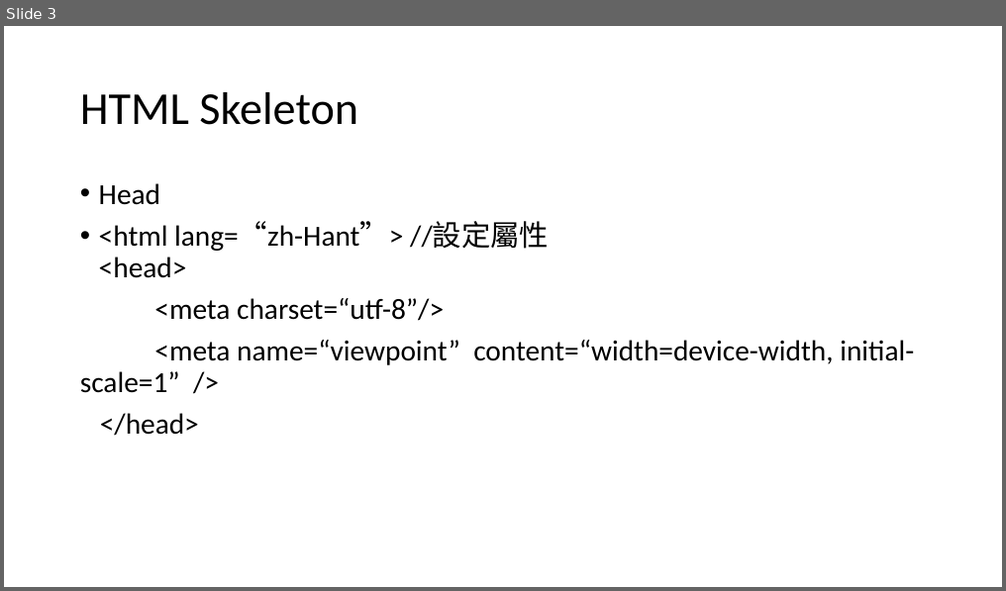
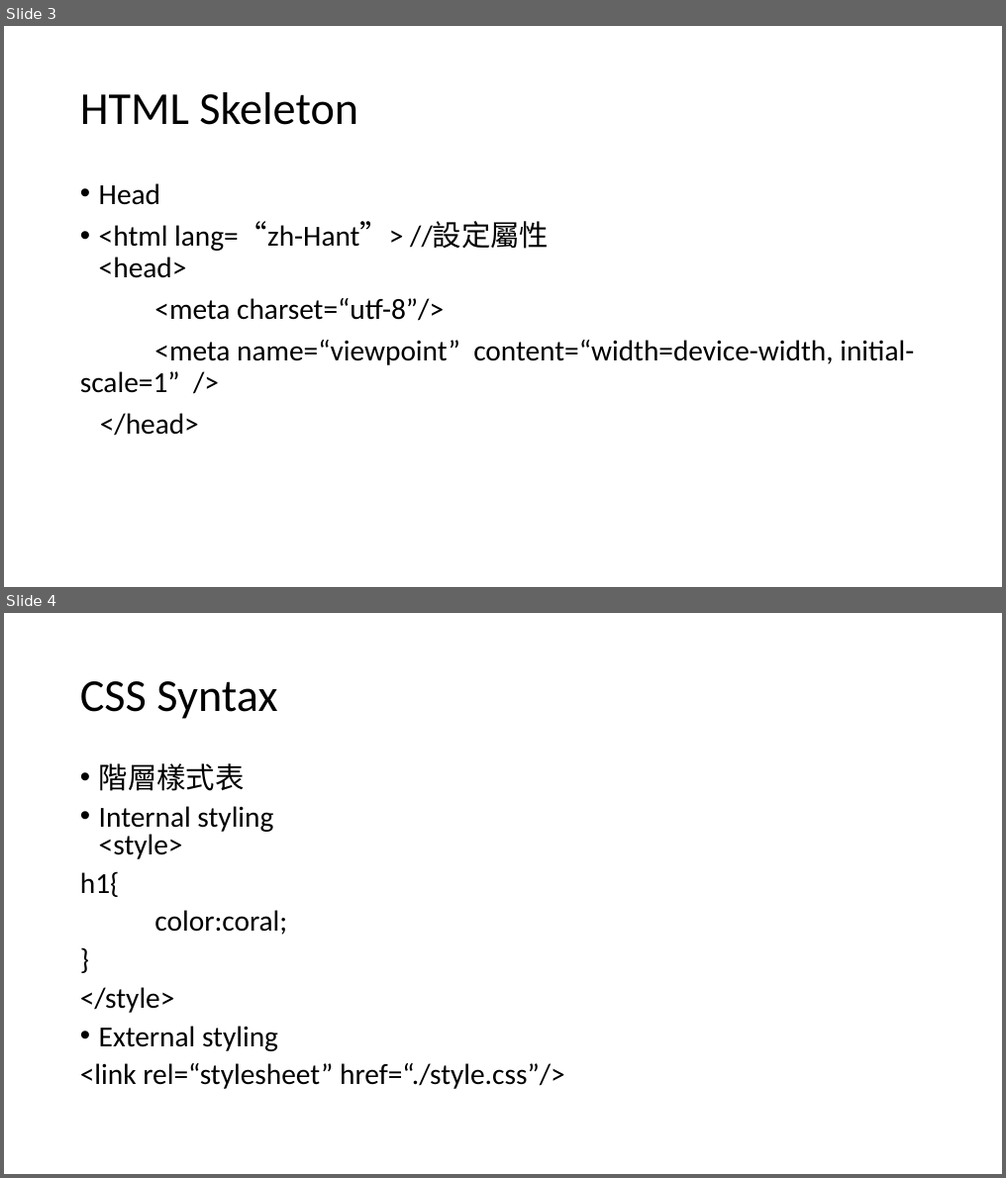
Before and after one commit to yhlizl/studyDocument, a slide deck: html.pptx. Shown one above the other, each under a label of ours: slide 3 before the commit, slides 3 and 4 after it. The pictures are 1006x591 and 1006x1178 pixels, drawn with LibreOffice and Linux fonts; fonts in the diff are those of the drawing. Boxes give left, top, right and bottom in pixels: in the first picture for what was removed or moved away, otherwise in the second. Text is boxed around its words. In the diff, an @@ line names an element or a change of style, - is before the commit and + after.

```diff
--- a/html.pptx
+++ b/html.pptx
@@ slide 4 added at (4, 613, 1002, 1174), background #FFFFFF @@
@@ title added at (80, 681, 277, 719), 44 pt, text #000000 @@
+CSS Syntax
@@ text added at (80, 763, 565, 1089), 28 pt, text #000000 @@
+• 階層樣式表
+• Internal styling
+  <style>
+h1{
+color:coral;
+}
+</style>
+• External styling
+<link rel=“stylesheet” href=“./style.css”/>
```
Also in this commit, not shown: 1 other slide added, 18 other files.
